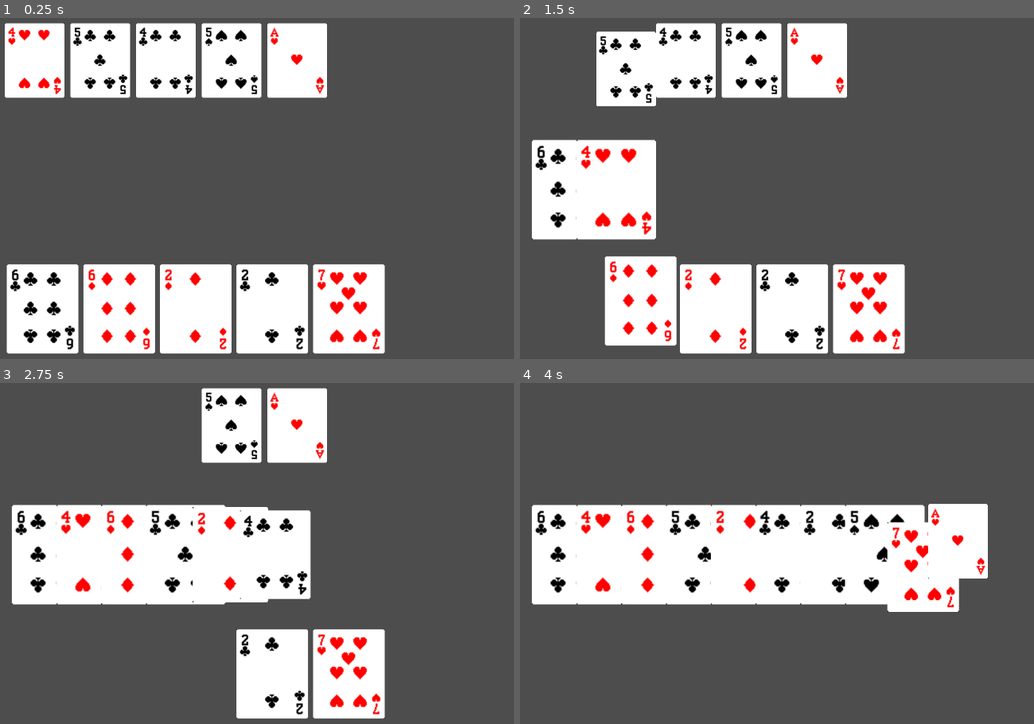
Above: before the commit, frames 1-4 (two rows, left to right).
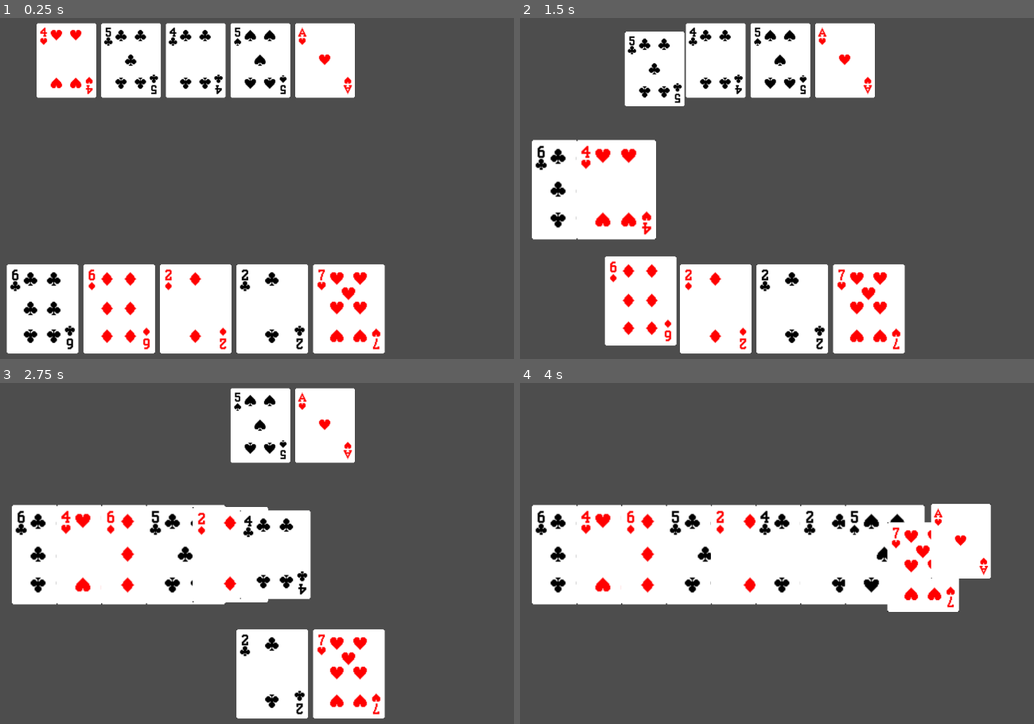
Above: after the commit, the same moments.

Repository: rominaisa1981/cuarenta
Game: Godot game, scene res://scenes/Main.tscn
The game is run twice, just before and just after one commit, with the same random seed, the same clock (stepped at 60 frames per second) and the same inputs.
Inputs (mouse positions are in pixels of both pictures, inside the frame that each line leads up to):
- Up to frame 1 (0.25 s): no input
- Up to frame 2 (1.5 s): tap Enter at 0.5 s; move the mouse to (561, 307) at 0.52 s; click (561, 307) at 0.67 s; move the mouse to (638, 307) at 1.27 s; click (638, 307) at 1.42 s
- Up to frame 3 (2.75 s): move the mouse to (195, 672) at 2.02 s; click (195, 672) at 2.17 s
- Up to frame 4 (4 s): move the mouse to (792, 672) at 2.77 s; click (792, 672) at 2.92 s; move the mouse to (869, 672) at 3.52 s; click (869, 672) at 3.67 s

The runs differ from the first frame. In frame 1, 6.8% of the frame differs, in the area x 0-70%, y 1-24%; in frame 2, 5.6%; in frame 3, 3.6%; in frame 4, 0.4%.

Commit message:
arreglado centro mano cpu
arreglado centro mano cpu

Diff:
--- a/scripts/Main.gd
+++ b/scripts/Main.gd
@@ -17,10 +17,14 @@
 func repartir_mano_cpu(cantidad: int):
 	var escala = 1.5
 	var ancho_real = 80 * escala
-	var separacion = 12
-	var ancho_total = cantidad * ancho_real + (cantidad - 1) * separacion
+	var separacion = 10
+	var ancho_total = (cantidad * ancho_real) + ((cantidad - 1) * separacion)
 
 	var screen_width = get_viewport_rect().size.x
+	var screen_height = get_viewport_rect().size.y
+
+
+
 	var inicio_x = (screen_width - ancho_total) / 2.0
 	var y = 100  # Altura fija arriba
 
@@ -30,7 +34,7 @@
 		carta.configurar_carta(carta_info["numero"], carta_info["palo"])
 		carta.scale = Vector2(escala, escala)
 
-		var x = inicio_x + i * (ancho_real + separacion)
+		var x = inicio_x + i * (ancho_real + separacion) + ancho_real / 2.0
 		carta.position = Vector2(x, y)
 
 		# 👇 Si quieres simular cartas boca abajo (opcional)
